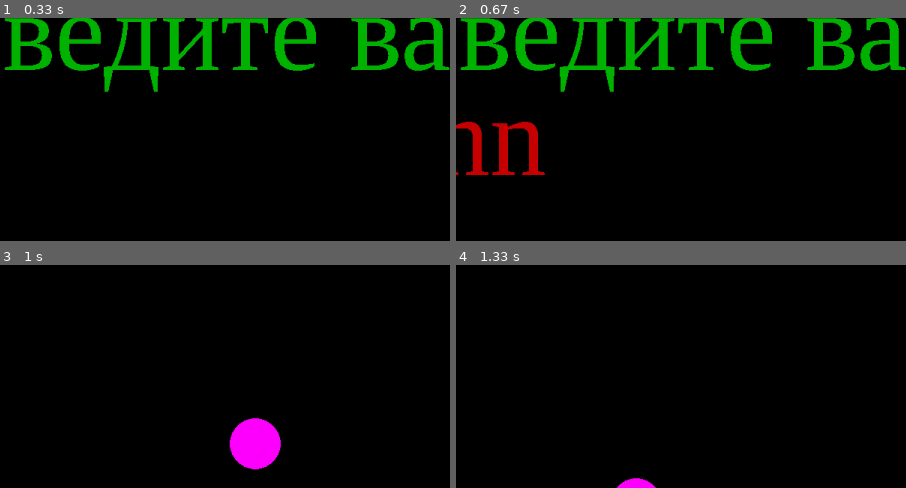
Above: before the commit, frames 1-4 (two rows, left to right).
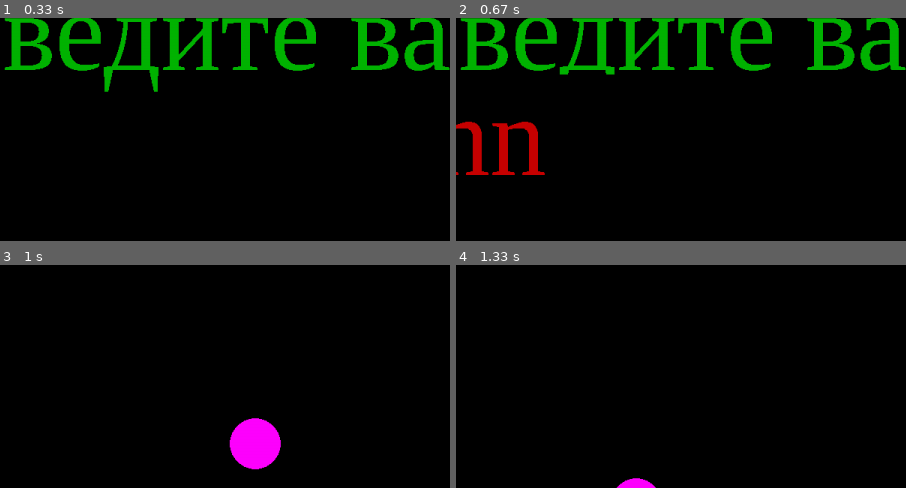
Above: after the commit, the same moments.

Repository: sarseniy/infa_2020_sarseniy
Game: pygame game, started from lab5/2_catch_me_v2.py
Same seed, same stepped clock (60 frames per second), same inputs: the game is played once before the commit and once after it.
Inputs:
- Up to frame 1 (0.33 s): no input
- Up to frame 2 (0.67 s): type "ann" at 0.33 s
- Up to frame 3 (1 s): tap Enter at 0.67 s
- Up to frame 4 (1.33 s): no input
The pictures show only the part of the screen within x 9-59%, y 13-62%; the shares and areas given below are measured in that part.

Frame 1 is identical in both runs. In frame 2, 0.2% of the frame differs, in the area x 22-36%, y 25-34%; in frame 3, nothing differs; in frame 4, nothing differs.

Commit message:
Bugs fixed

Diff:
--- a/lab5/2_catch_me_v2.py
+++ b/lab5/2_catch_me_v2.py
@@ -65,7 +65,11 @@
                     f = False
                     finished = True
                     break
-                string += event.unicode
+                elif event.key == 8:
+                    string = string[:-1]
+                else:
+                    string += event.unicode
+                rect(screen, BLACK, (10, 150, 1200, 600))
                 f = pygame.font.SysFont('serif', 150)
                 text = f.render(string, 0, (200, 0, 0))
                 screen.blit(text, (10, 150))
